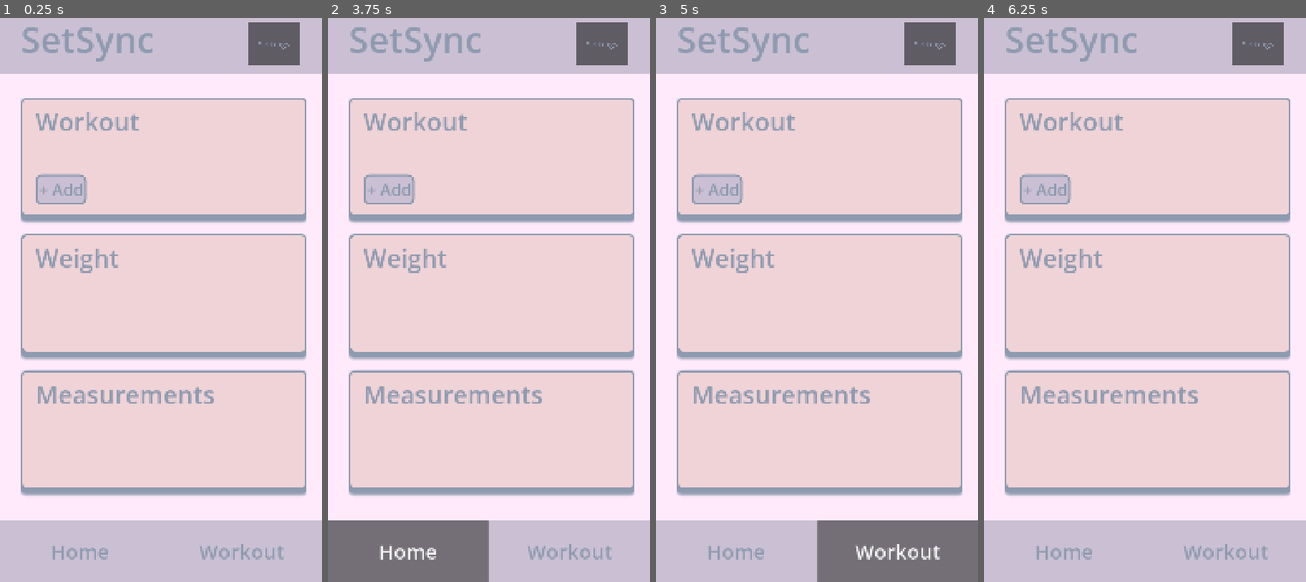
Above: before the commit, frames 1-4 (left to right).
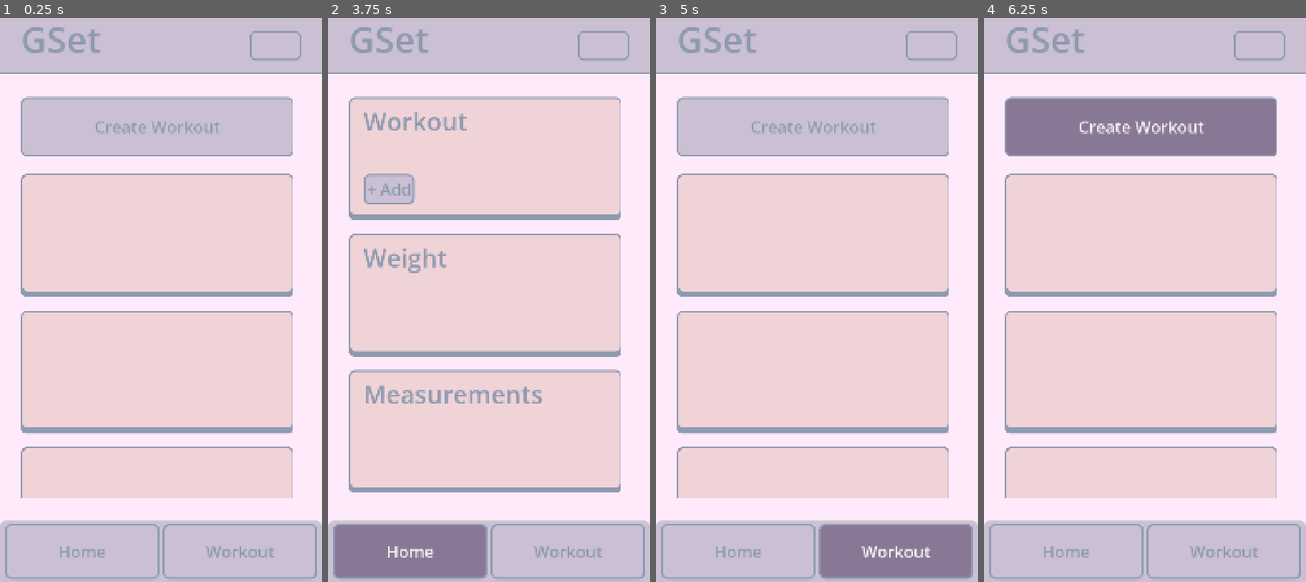
Above: after the commit, the same moments.

Repository: IgorD69/MIZU
Game: Godot game, scene res://Scenes/MainScene.tscn
Same seed, same stepped clock (60 frames per second), same inputs: the game is played once before the commit and once after it. Before the commit the project starts from res://Scenes/WorkoutScene.tscn.
Inputs (mouse positions are in pixels of both pictures, inside the frame that each line leads up to):
- Up to frame 1 (0.25 s): no input
- Up to frame 2 (3.75 s): click (389, 187) at 0.5 s, where only the run before the commit has a clickable "+ Add"; click (485, 125) at 1.25 s, where only the run after the commit has a clickable "Create Workout"; click (601, 46) at 2 s, where only the run before the commit has a clickable "Settings"; click (604, 46) at 2.77 s; click "Home" at 3.5 s
- Up to frame 3 (5 s): click "Workout" at 4.25 s
- Up to frame 4 (6.25 s): click (1045, 187) at 5 s, where only the run before the commit has a clickable "+ Add"; click (1141, 125) at 5.75 s, where only the run after the commit has a clickable "Create Workout"

The runs differ from the first frame. In frame 1, 33% of the frame differs, in the area x 0-100%, y 0-100%; in frame 2, 14%; in frame 3, 38%; in frame 4, 33%.

Commit message:
Diferent Pages for Workout / Start

Diff:
--- /dev/null
+++ b/Scenes/MainScene.tscn
@@ -0,0 +1,168 @@
+[gd_scene format=3 uid="uid://cao5k1nayiqyg"]
+
+[ext_resource type="Script" uid="uid://dtp8mcjl5dp88" path="res://Scripts_Sport/workout_scene.gd" id="1_hpc76"]
+[ext_resource type="PackedScene" uid="uid://c1xretupl58vf" path="res://Scenes/main_cards.tscn" id="2_tr2i4"]
+[ext_resource type="PackedScene" uid="uid://bebbsfjm63qrt" path="res://Scenes/workouts_page.tscn" id="3_nhkr4"]
+
+[sub_resource type="StyleBoxFlat" id="StyleBoxFlat_rlmhn"]
+bg_color = Color(0.79607844, 0.7529412, 0.827451, 1)
+border_width_bottom = 10
+border_color = Color(0.5568628, 0.6039216, 0.6862745, 1)
+
+[sub_resource type="StyleBoxFlat" id="StyleBoxFlat_6d436"]
+bg_color = Color(0.79607844, 0.7529412, 0.827451, 1)
+border_width_left = 6
+border_width_top = 6
+border_width_right = 6
+border_width_bottom = 6
+border_color = Color(0.5568628, 0.6039216, 0.6862745, 1)
+corner_radius_top_left = 20
+corner_radius_top_right = 20
+corner_radius_bottom_right = 20
+corner_radius_bottom_left = 20
+
+[sub_resource type="StyleBoxFlat" id="StyleBoxFlat_syuu2"]
+bg_color = Color(0.79607844, 0.7529412, 0.827451, 1)
+border_width_top = 10
+border_blend = true
+corner_radius_top_left = 20
+corner_radius_top_right = 20
+
+[sub_resource type="StyleBoxFlat" id="StyleBoxFlat_of1xw"]
+bg_color = Color(0.5376035, 0.47261006, 0.5832624, 1)
+border_width_left = 6
+border_width_top = 6
+border_width_right = 6
+border_width_bottom = 6
+border_color = Color(0.5568628, 0.6039216, 0.6862745, 1)
+corner_radius_top_left = 20
+corner_radius_top_right = 20
+corner_radius_bottom_right = 20
+corner_radius_bottom_left = 20
+
+[sub_resource type="StyleBoxEmpty" id="StyleBoxEmpty_7144w"]
+
+[sub_resource type="StyleBoxEmpty" id="StyleBoxEmpty_ebvsb"]
+
+[node name="MainScene" type="Control" unique_id=1110971832]
+layout_mode = 3
+anchors_preset = 15
+anchor_right = 1.0
+anchor_bottom = 1.0
+grow_horizontal = 2
+grow_vertical = 2
+script = ExtResource("1_hpc76")
+
+[node name="BG" type="ColorRect" parent="." unique_id=1384990301]
+layout_mode = 1
+anchors_preset = 15
+anchor_right = 1.0
+anchor_bottom = 1.0
+grow_horizontal = 2
+grow_vertical = 2
+color = Color(0.99607843, 0.91764706, 0.98039216, 1)
+
+[node name="CardsNode" type="Control" parent="." unique_id=623629586]
+anchors_preset = 0
+offset_left = 70.0
+offset_top = 296.0
+offset_right = 986.0
+offset_bottom = 1641.0
+
+[node name="MainCards" parent="CardsNode" unique_id=1644873641 instance=ExtResource("2_tr2i4")]
+visible = false
+layout_mode = 1
+offset_left = 0.0
+offset_top = 0.0
+offset_right = 0.0
+offset_bottom = 0.0
+
+[node name="WorkoutScene" parent="CardsNode" unique_id=487304277 instance=ExtResource("3_nhkr4")]
+layout_mode = 1
+
+[node name="TopPanel" type="Panel" parent="." unique_id=1445616315]
+layout_mode = 1
+anchors_preset = 5
+anchor_left = 0.5
+anchor_right = 0.5
+offset_left = -540.0
+offset_right = 540.0
+offset_bottom = 220.0
+grow_horizontal = 2
+theme_override_styles/panel = SubResource("StyleBoxFlat_rlmhn")
+
+[node name="Button" type="Button" parent="TopPanel" unique_id=2147039282]
+layout_mode = 0
+offset_left = 839.0
+offset_top = 73.0
+offset_right = 1010.0968
+offset_bottom = 175.0
+theme_override_colors/font_color = Color(0.5568628, 0.6039216, 0.6862745, 1)
+theme_override_font_sizes/font_size = 55
+theme_override_styles/normal = SubResource("StyleBoxFlat_6d436")
+
+[node name="Label" type="Label" parent="TopPanel" unique_id=403444526]
+layout_mode = 0
+offset_left = 70.0
+offset_top = 20.0
+offset_right = 593.0
+offset_bottom = 212.0
+theme_override_colors/font_color = Color(0.5568628, 0.6039216, 0.6862745, 1)
+theme_override_font_sizes/font_size = 120
+text = "GSet"
+
+[node name="BottomPanel" type="Panel" parent="." unique_id=743867729]
+layout_mode = 1
+anchors_preset = 7
+anchor_left = 0.5
+anchor_top = 1.0
+anchor_right = 0.5
+anchor_bottom = 1.0
+offset_left = -540.0
+offset_top = -206.0
+offset_right = 540.0
+grow_horizontal = 2
+grow_vertical = 0
+theme_override_styles/panel = SubResource("StyleBoxFlat_syuu2")
+
+[node name="HBoxContainer" type="HBoxContainer" parent="BottomPanel" unique_id=444144986]
+layout_mode = 1
+anchors_preset = 7
+anchor_left = 0.5
+anchor_top = 1.0
+anchor_right = 0.5
+anchor_bottom = 1.0
+offset_left = -523.0
+offset_top = -195.0
+offset_right = 524.0
+offset_bottom = -9.0
+grow_horizontal = 2
+grow_vertical = 0
+theme_override_constants/separation = 13
+
+[node name="HomeBTN" type="Button" parent="BottomPanel/HBoxContainer" unique_id=501913765]
+layout_mode = 2
+size_flags_horizontal = 3
+theme_override_colors/font_color = Color(0.5568628, 0.6039216, 0.6862745, 1)
+theme_override_font_sizes/font_size = 55
+theme_override_styles/normal = SubResource("StyleBoxFlat_6d436")
+theme_override_styles/pressed = SubResource("StyleBoxFlat_of1xw")
+theme_override_styles/hover = SubResource("StyleBoxFlat_of1xw")
+theme_override_styles/disabled = SubResource("StyleBoxEmpty_7144w")
+theme_override_styles/focus = SubResource("StyleBoxEmpty_ebvsb")
+text = "Home"
+
+[node name="WorkounBTN" type="Button" parent="BottomPanel/HBoxContainer" unique_id=665044477]
+layout_mode = 2
+size_flags_horizontal = 3
+theme_override_colors/font_color = Color(0.5568628, 0.6039216, 0.6862745, 1)
+theme_override_font_sizes/font_size = 55
+theme_override_styles/normal = SubResource("StyleBoxFlat_6d436")
+theme_override_styles/pressed = SubResource("StyleBoxFlat_of1xw")
+theme_override_styles/hover = SubResource("StyleBoxFlat_of1xw")
+theme_override_styles/disabled = SubResource("StyleBoxEmpty_7144w")
+theme_override_styles/focus = SubResource("StyleBoxEmpty_ebvsb")
+text = "Workout"
+
+[connection signal="pressed" from="BottomPanel/HBoxContainer/HomeBTN" to="." method="_on_home_btn_pressed"]
+[connection signal="pressed" from="BottomPanel/HBoxContainer/WorkounBTN" to="." method="_on_workoun_btn_pressed"]
--- a/Scenes/Sport.tscn
+++ /dev/null
@@ -1,165 +0,0 @@
-[gd_scene format=3 uid="uid://orht2uen7a7r"]
-
-[node name="Control" type="Control" unique_id=1334821599]
-layout_mode = 3
-grow_horizontal = 2
-grow_vertical = 2
-
-[node name="BG" type="ColorRect" parent="." unique_id=1146789195]
-layout_mode = 0
-offset_right = 1160.0
-offset_bottom = 2652.0
-
-[node name="App Name" type="Label" parent="." unique_id=1220995880]
-layout_mode = 0
-offset_left = 63.0
-offset_top = 100.0
-offset_right = 554.0
-offset_bottom = 246.0
-theme_override_colors/font_color = Color(0.29211867, 0.3593831, 0.6120852, 1)
-theme_override_font_sizes/font_size = 106
-text = "App Name"
-
-[node name="VBoxContainer" type="VBoxContainer" parent="." unique_id=111971780]
-visible = false
-layout_mode = 1
-anchors_preset = 15
-anchor_right = 1.0
-anchor_bottom = 1.0
-offset_left = 34.0
-offset_top = 177.0
-offset_right = 34.0
-offset_bottom = 2214.0
-grow_horizontal = 2
-grow_vertical = 2
-theme_override_constants/separation = 446
-
-[node name="Panel" type="Panel" parent="VBoxContainer" unique_id=446691601]
-layout_mode = 2
-
-[node name="ColorRect" type="ColorRect" parent="VBoxContainer/Panel" unique_id=1295169330]
-layout_mode = 0
-offset_left = 63.0
-offset_top = 100.0
-offset_right = 1029.0
-offset_bottom = 492.6611
-color = Color(0.8560673, 0.8560673, 0.85606724, 1)
-
-[node name="Label" type="Label" parent="VBoxContainer/Panel" unique_id=801715566]
-layout_mode = 0
-offset_left = 96.0
-offset_top = 136.0
-offset_right = 136.0
-offset_bottom = 159.0
-theme_override_colors/font_color = Color(0, 0, 0, 1)
-theme_override_font_sizes/font_size = 62
-text = "Workouts"
-
-[node name="Button" type="Button" parent="VBoxContainer/Panel" unique_id=1886812138]
-layout_mode = 0
-offset_left = 96.0
-offset_top = 368.0
-offset_right = 240.0
-offset_bottom = 464.0
-theme_override_font_sizes/font_size = 64
-text = "+ ADD"
-
-[node name="Button2" type="Button" parent="VBoxContainer/Panel" unique_id=788951517]
-layout_mode = 0
-offset_left = 881.0
-offset_top = 136.0
-offset_right = 1002.0
-offset_bottom = 255.0
-theme_override_font_sizes/font_size = 81
-text = "o"
-
-[node name="Panel2" type="Panel" parent="VBoxContainer" unique_id=1318908337]
-layout_mode = 2
-
-[node name="ColorRect" type="ColorRect" parent="VBoxContainer/Panel2" unique_id=1910984582]
-layout_mode = 0
-offset_left = 63.0
-offset_top = 100.0
-offset_right = 1029.0
-offset_bottom = 492.6611
-color = Color(0.8560673, 0.8560673, 0.85606724, 1)
-
-[node name="Label" type="Label" parent="VBoxContainer/Panel2" unique_id=1698578380]
-layout_mode = 0
-offset_left = 96.0
-offset_top = 136.0
-offset_right = 136.0
-offset_bottom = 159.0
-theme_override_colors/font_color = Color(0, 0, 0, 1)
-theme_override_font_sizes/font_size = 62
-text = "Weight"
-
-[node name="Button" type="Button" parent="VBoxContainer/Panel2" unique_id=1538872530]
-layout_mode = 0
-offset_left = 96.0
-offset_top = 368.0
-offset_right = 240.0
-offset_bottom = 464.0
-theme_override_font_sizes/font_size = 64
-text = "+ ADD"
-
-[node name="Button2" type="Button" parent="VBoxContainer/Panel2" unique_id=275313849]
-layout_mode = 0
-offset_left = 306.0
-offset_top = 368.0
-offset_right = 450.0
-offset_bottom = 464.0
-theme_override_font_sizes/font_size = 64
-text = "View"
-
-[node name="Panel3" type="Panel" parent="VBoxContainer" unique_id=84493248]
-layout_mode = 2
-
-[node name="ColorRect" type="ColorRect" parent="VBoxContainer/Panel3" unique_id=1595294569]
-layout_mode = 0
-offset_left = 63.0
-offset_top = 100.0
-offset_right = 1029.0
-offset_bottom = 492.6611
-color = Color(0.8560673, 0.8560673, 0.85606724, 1)
-
-[node name="Panel4" type="Panel" parent="VBoxContainer" unique_id=827022885]
-layout_mode = 2
-
-[node name="ColorRect" type="ColorRect" parent="VBoxContainer/Panel4" unique_id=1569672289]
-layout_mode = 0
-offset_left = 63.0
-offset_top = 100.0
-offset_right = 1029.0
-offset_bottom = 492.6611
-color = Color(0.8560673, 0.8560673, 0.85606724, 1)
-
-[node name="Panel" type="Panel" parent="." unique_id=1600297160]
-visible = false
-layout_mode = 0
-offset_top = 877.0
-offset_right = 1160.0
-offset_bottom = 1091.0
-
-[node name="HBoxContainer" type="HBoxContainer" parent="Panel" unique_id=1692791692]
-visible = false
-layout_mode = 1
-anchors_preset = 15
-anchor_right = 1.0
-anchor_bottom = 1.0
-grow_horizontal = 2
-grow_vertical = 2
-
-[node name="Button" type="Button" parent="Panel/HBoxContainer" unique_id=963668351]
-visible = false
-layout_mode = 2
-size_flags_horizontal = 3
-theme_override_font_sizes/font_size = 54
-text = "Home"
-
-[node name="Button2" type="Button" parent="Panel/HBoxContainer" unique_id=750459296]
-visible = false
-layout_mode = 2
-size_flags_horizontal = 3
-theme_override_font_sizes/font_size = 54
-text = "Workout"
--- a/Scenes/WorkoutScene.tscn
+++ b/Scenes/main_cards.tscn
@@ -1,6 +1,4 @@
-[gd_scene format=3 uid="uid://cao5k1nayiqyg"]
-
-[ext_resource type="Script" uid="uid://dtp8mcjl5dp88" path="res://Scripts_Sport/workout_scene.gd" id="1_ha1bh"]
+[gd_scene format=3 uid="uid://c1xretupl58vf"]
 
 [sub_resource type="ImageTexture" id="ImageTexture_ha1bh"]
 
@@ -39,7 +37,7 @@
 corner_radius_bottom_right = 20
 corner_radius_bottom_left = 20
 shadow_color = Color(0.5568628, 0.6039216, 0.6862745, 1)
-shadow_size = 14
+shadow_size = 2
 shadow_offset = Vector2(0, 11.24)
 
 [sub_resource type="StyleBoxFlat" id="StyleBoxFlat_6d436"]
@@ -54,57 +52,48 @@
 corner_radius_bottom_right = 20
 corner_radius_bottom_left = 20
 
-[sub_resource type="StyleBoxFlat" id="StyleBoxFlat_rlmhn"]
-bg_color = Color(0.79607844, 0.7529412, 0.827451, 1)
+[sub_resource type="StyleBoxFlat" id="StyleBoxFlat_of1xw"]
+bg_color = Color(0.5376035, 0.47261006, 0.5832624, 1)
+border_width_left = 6
+border_width_top = 6
+border_width_right = 6
+border_width_bottom = 6
+border_color = Color(0.5568628, 0.6039216, 0.6862745, 1)
+corner_radius_top_left = 20
+corner_radius_top_right = 20
+corner_radius_bottom_right = 20
+corner_radius_bottom_left = 20
 
-[sub_resource type="StyleBoxFlat" id="StyleBoxFlat_ha1bh"]
-bg_color = Color(0.79607844, 0.7529412, 0.827451, 1)
+[sub_resource type="StyleBoxEmpty" id="StyleBoxEmpty_7144w"]
 
-[node name="Control" type="Control" unique_id=1110971832]
-layout_mode = 3
+[sub_resource type="StyleBoxEmpty" id="StyleBoxEmpty_ebvsb"]
+
+[node name="MainCards" type="ScrollContainer" unique_id=1644873641]
 anchors_preset = 15
 anchor_right = 1.0
 anchor_bottom = 1.0
-grow_horizontal = 2
-grow_vertical = 2
-script = ExtResource("1_ha1bh")
-
-[node name="BG" type="ColorRect" parent="." unique_id=1384990301]
-layout_mode = 1
-anchors_preset = 15
-anchor_right = 1.0
-anchor_bottom = 1.0
-grow_horizontal = 2
-grow_vertical = 2
-color = Color(0.99607843, 0.91764706, 0.98039216, 1)
-
-[node name="ScrollContainer" type="ScrollContainer" parent="." unique_id=174357083]
-layout_mode = 1
-anchors_preset = 15
-anchor_right = 1.0
-anchor_bottom = 1.0
-offset_left = 70.0
+offset_left = 62.0
 offset_top = 297.0
-offset_right = -50.0
+offset_right = -58.0
 offset_bottom = -254.0
 grow_horizontal = 2
 grow_vertical = 2
 theme = SubResource("Theme_7144w")
 
-[node name="VBoxContainer" type="VBoxContainer" parent="ScrollContainer" unique_id=976644997]
+[node name="VBoxContainer" type="VBoxContainer" parent="." unique_id=1091846443]
 layout_mode = 2
 size_flags_horizontal = 3
 size_flags_vertical = 3
 theme_override_constants/separation = 57
 
-[node name="Cards" type="Panel" parent="ScrollContainer/VBoxContainer" unique_id=2000183538]
+[node name="Cards" type="Panel" parent="VBoxContainer" unique_id=103148083]
 custom_minimum_size = Vector2(0, 400)
 layout_mode = 2
 size_flags_vertical = 3
 mouse_filter = 2
 theme_override_styles/panel = SubResource("StyleBoxFlat_d8rh0")
 
-[node name="Label" type="Label" parent="ScrollContainer/VBoxContainer/Cards" unique_id=496890941]
+[node name="Label" type="Label" parent="VBoxContainer/Cards" unique_id=1087353233]
 layout_mode = 0
 offset_left = 49.0
 offset_top = 24.0
@@ -114,7 +103,7 @@
 theme_override_font_sizes/font_size = 83
 text = "Workout"
 
-[node name="Button" type="Button" parent="ScrollContainer/VBoxContainer/Cards" unique_id=752376794]
+[node name="Button" type="Button" parent="VBoxContainer/Cards" unique_id=1067199913]
 layout_mode = 0
 offset_left = 49.0
 offset_top = 258.0
@@ -123,16 +112,20 @@
 theme_override_colors/font_color = Color(0.5568628, 0.6039216, 0.6862745, 1)
 theme_override_font_sizes/font_size = 55
 theme_override_styles/normal = SubResource("StyleBoxFlat_6d436")
+theme_override_styles/pressed = SubResource("StyleBoxFlat_of1xw")
+theme_override_styles/hover = SubResource("StyleBoxFlat_of1xw")
+theme_override_styles/disabled = SubResource("StyleBoxEmpty_7144w")
+theme_override_styles/focus = SubResource("StyleBoxEmpty_ebvsb")
 text = "+ Add"
 
-[node name="Cards2" type="Panel" parent="ScrollContainer/VBoxContainer" unique_id=1178603238]
+[node name="Cards2" type="Panel" parent="VBoxContainer" unique_id=1663643385]
 custom_minimum_size = Vector2(0, 400)
 layout_mode = 2
 size_flags_vertical = 3
 mouse_filter = 2
 theme_override_styles/panel = SubResource("StyleBoxFlat_d8rh0")
 
-[node name="Label" type="Label" parent="ScrollContainer/VBoxContainer/Cards2" unique_id=726969561]
+[node name="Label" type="Label" parent="VBoxContainer/Cards2" unique_id=435093909]
 layout_mode = 0
 offset_left = 49.0
 offset_top = 24.0
@@ -142,14 +135,14 @@
 theme_override_font_sizes/font_size = 83
 text = "Weight"
 
-[node name="Cards3" type="Panel" parent="ScrollContainer/VBoxContainer" unique_id=945297963]
+[node name="Cards3" type="Panel" parent="VBoxContainer" unique_id=188264182]
 custom_minimum_size = Vector2(0, 400)
 layout_mode = 2
 size_flags_vertical = 3
 mouse_filter = 2
 theme_override_styles/panel = SubResource("StyleBoxFlat_d8rh0")
 
-[node name="Label" type="Label" parent="ScrollContainer/VBoxContainer/Cards3" unique_id=453077862]
+[node name="Label" type="Label" parent="VBoxContainer/Cards3" unique_id=1744091168]
 layout_mode = 0
 offset_left = 49.0
 offset_top = 24.0
@@ -159,14 +152,14 @@
 theme_override_font_sizes/font_size = 83
 text = "Measurements"
 
-[node name="Cards4" type="Panel" parent="ScrollContainer/VBoxContainer" unique_id=1112533495]
+[node name="Cards4" type="Panel" parent="VBoxContainer" unique_id=1419613893]
 custom_minimum_size = Vector2(0, 400)
 layout_mode = 2
 size_flags_vertical = 3
 mouse_filter = 2
 theme_override_styles/panel = SubResource("StyleBoxFlat_d8rh0")
 
-[node name="Label" type="Label" parent="ScrollContainer/VBoxContainer/Cards4" unique_id=857774546]
+[node name="Label" type="Label" parent="VBoxContainer/Cards4" unique_id=434630816]
 layout_mode = 0
 offset_left = 49.0
 offset_top = 24.0
@@ -175,74 +168,3 @@
 theme_override_colors/font_color = Color(0.5568628, 0.6039216, 0.6862745, 1)
 theme_override_font_sizes/font_size = 83
 text = "Calendar"
-
-[node name="TopPanel" type="Panel" parent="." unique_id=1445616315]
-layout_mode = 1
-anchors_preset = 5
-anchor_left = 0.5
-anchor_right = 0.5
-offset_left = -540.0
-offset_right = 540.0
-offset_bottom = 220.0
-grow_horizontal = 2
-theme_override_styles/panel = SubResource("StyleBoxFlat_rlmhn")
-
-[node name="Label" type="Label" parent="TopPanel" unique_id=403444526]
-layout_mode = 0
-offset_left = 70.0
-offset_top = 20.0
-offset_right = 593.0
-offset_bottom = 212.0
-theme_override_colors/font_color = Color(0.5568628, 0.6039216, 0.6862745, 1)
-theme_override_font_sizes/font_size = 120
-text = "SetSync"
-
-[node name="Button" type="Button" parent="TopPanel" unique_id=1220944869]
-layout_mode = 0
-offset_left = 832.0
-offset_top = 47.0
-offset_right = 1250.0
-offset_bottom = 388.0
-scale = Vector2(0.4182067, 0.4182067)
-size_flags_horizontal = 3
-theme_override_colors/font_color = Color(0.5568628, 0.6039216, 0.6862745, 1)
-theme_override_font_sizes/font_size = 65
-text = "Settings"
-
-[node name="BottomPanel" type="Panel" parent="." unique_id=743867729]
-layout_mode = 1
-anchors_preset = 7
-anchor_left = 0.5
-anchor_top = 1.0
-anchor_right = 0.5
-anchor_bottom = 1.0
-offset_left = -540.0
-offset_top = -206.0
-offset_right = 540.0
-grow_horizontal = 2
-grow_vertical = 0
-theme_override_styles/panel = SubResource("StyleBoxFlat_rlmhn")
-
-[node name="HBoxContainer" type="HBoxContainer" parent="BottomPanel" unique_id=444144986]
-layout_mode = 1
-anchors_preset = 15
-anchor_right = 1.0
-anchor_bottom = 1.0
-grow_horizontal = 2
-grow_vertical = 2
-
-[node name="HomeBTN" type="Button" parent="BottomPanel/HBoxContainer" unique_id=2026708022]
-layout_mode = 2
-size_flags_horizontal = 3
-theme_override_colors/font_color = Color(0.5568628, 0.6039216, 0.6862745, 1)
-theme_override_font_sizes/font_size = 68
-theme_override_styles/normal = SubResource("StyleBoxFlat_ha1bh")
-text = "Home"
-
-[node name="WorkounBTN" type="Button" parent="BottomPanel/HBoxContainer" unique_id=1286521320]
-layout_mode = 2
-size_flags_horizontal = 3
-theme_override_colors/font_color = Color(0.5568628, 0.6039216, 0.6862745, 1)
-theme_override_font_sizes/font_size = 68
-theme_override_styles/normal = SubResource("StyleBoxFlat_ha1bh")
-text = "Workout"
--- /dev/null
+++ b/Scenes/workouts_page.tscn
@@ -0,0 +1,154 @@
+[gd_scene format=3 uid="uid://bebbsfjm63qrt"]
+
+[sub_resource type="ImageTexture" id="ImageTexture_ha1bh"]
+
+[sub_resource type="StyleBoxEmpty" id="StyleBoxEmpty_ha1bh"]
+
+[sub_resource type="StyleBoxEmpty" id="StyleBoxEmpty_d8rh0"]
+
+[sub_resource type="StyleBoxEmpty" id="StyleBoxEmpty_6d436"]
+
+[sub_resource type="StyleBoxEmpty" id="StyleBoxEmpty_syuu2"]
+
+[sub_resource type="StyleBoxEmpty" id="StyleBoxEmpty_of1xw"]
+
+[sub_resource type="Theme" id="Theme_7144w"]
+VScrollBar/icons/decrement = SubResource("ImageTexture_ha1bh")
+VScrollBar/icons/decrement_highlight = SubResource("ImageTexture_ha1bh")
+VScrollBar/icons/decrement_pressed = SubResource("ImageTexture_ha1bh")
+VScrollBar/icons/increment = SubResource("ImageTexture_ha1bh")
+VScrollBar/icons/increment_highlight = SubResource("ImageTexture_ha1bh")
+VScrollBar/icons/increment_pressed = SubResource("ImageTexture_ha1bh")
+VScrollBar/styles/grabber = SubResource("StyleBoxEmpty_ha1bh")
+VScrollBar/styles/grabber_highlight = SubResource("StyleBoxEmpty_d8rh0")
+VScrollBar/styles/grabber_pressed = SubResource("StyleBoxEmpty_6d436")
+VScrollBar/styles/scroll = SubResource("StyleBoxEmpty_syuu2")
+VScrollBar/styles/scroll_focus = SubResource("StyleBoxEmpty_of1xw")
+
+[sub_resource type="StyleBoxFlat" id="StyleBoxFlat_6d436"]
+bg_color = Color(0.79607844, 0.7529412, 0.827451, 1)
+border_width_left = 6
+border_width_top = 6
+border_width_right = 6
+border_width_bottom = 6
+border_color = Color(0.5568628, 0.6039216, 0.6862745, 1)
+corner_radius_top_left = 20
+corner_radius_top_right = 20
+corner_radius_bottom_right = 20
+corner_radius_bottom_left = 20
+
+[sub_resource type="StyleBoxFlat" id="StyleBoxFlat_of1xw"]
+bg_color = Color(0.5376035, 0.47261006, 0.5832624, 1)
+border_width_left = 6
+border_width_top = 6
+border_width_right = 6
+border_width_bottom = 6
+border_color = Color(0.5568628, 0.6039216, 0.6862745, 1)
+corner_radius_top_left = 20
+corner_radius_top_right = 20
+corner_radius_bottom_right = 20
+corner_radius_bottom_left = 20
+
+[sub_resource type="StyleBoxEmpty" id="StyleBoxEmpty_7144w"]
+
+[sub_resource type="StyleBoxEmpty" id="StyleBoxEmpty_ebvsb"]
+
+[sub_resource type="StyleBoxFlat" id="StyleBoxFlat_d8rh0"]
+bg_color = Color(0.9372549, 0.827451, 0.84313726, 1)
+border_width_left = 6
+border_width_top = 6
+border_width_right = 6
+border_width_bottom = 6
+border_color = Color(0.5568628, 0.6039216, 0.6862745, 1)
+corner_radius_top_left = 20
+corner_radius_top_right = 20
+corner_radius_bottom_right = 20
+corner_radius_bottom_left = 20
+shadow_color = Color(0.5568628, 0.6039216, 0.6862745, 1)
+shadow_size = 2
+shadow_offset = Vector2(0, 11.24)
+
+[node name="WorkoutScene" type="Control" unique_id=1110971832]
+layout_mode = 3
+anchors_preset = 15
+anchor_right = 1.0
+anchor_bottom = 1.0
+grow_horizontal = 2
+grow_vertical = 2
+
+[node name="ScrollContainer" type="ScrollContainer" parent="." unique_id=174357083]
+layout_mode = 1
+anchors_preset = 15
+anchor_right = 1.0
+anchor_bottom = 1.0
+grow_horizontal = 2
+grow_vertical = 2
+theme = SubResource("Theme_7144w")
+
+[node name="VBoxContainer" type="VBoxContainer" parent="ScrollContainer" unique_id=976644997]
+layout_mode = 2
+size_flags_horizontal = 3
+size_flags_vertical = 3
+theme_override_constants/separation = 57
+
+[node name="Button" type="Button" parent="ScrollContainer/VBoxContainer" unique_id=752376794]
+custom_minimum_size = Vector2(0, 200)
+layout_mode = 2
+theme_override_colors/font_color = Color(0.5568628, 0.6039216, 0.6862745, 1)
+theme_override_font_sizes/font_size = 55
+theme_override_styles/normal = SubResource("StyleBoxFlat_6d436")
+theme_override_styles/pressed = SubResource("StyleBoxFlat_of1xw")
+theme_override_styles/hover = SubResource("StyleBoxFlat_of1xw")
+theme_override_styles/disabled = SubResource("StyleBoxEmpty_7144w")
+theme_override_styles/focus = SubResource("StyleBoxEmpty_ebvsb")
+text = "Create Workout"
+autowrap_mode = 2
+
+[node name="Cards" type="Panel" parent="ScrollContainer/VBoxContainer" unique_id=2000183538]
+custom_minimum_size = Vector2(0, 400)
+layout_mode = 2
+size_flags_vertical = 3
+mouse_filter = 2
+theme_override_styles/panel = SubResource("StyleBoxFlat_d8rh0")
+
+[node name="Cards2" type="Panel" parent="ScrollContainer/VBoxContainer" unique_id=1178603238]
+custom_minimum_size = Vector2(0, 400)
+layout_mode = 2
+size_flags_vertical = 3
+mouse_filter = 2
+theme_override_styles/panel = SubResource("StyleBoxFlat_d8rh0")
+
+[node name="Cards3" type="Panel" parent="ScrollContainer/VBoxContainer" unique_id=945297963]
+custom_minimum_size = Vector2(0, 400)
+layout_mode = 2
+size_flags_vertical = 3
+mouse_filter = 2
+theme_override_styles/panel = SubResource("StyleBoxFlat_d8rh0")
+
+[node name="Cards4" type="Panel" parent="ScrollContainer/VBoxContainer" unique_id=592175968]
+custom_minimum_size = Vector2(0, 400)
+layout_mode = 2
+size_flags_vertical = 3
+mouse_filter = 2
+theme_override_styles/panel = SubResource("StyleBoxFlat_d8rh0")
+
+[node name="Cards5" type="Panel" parent="ScrollContainer/VBoxContainer" unique_id=1584224046]
+custom_minimum_size = Vector2(0, 400)
+layout_mode = 2
+size_flags_vertical = 3
+mouse_filter = 2
+theme_override_styles/panel = SubResource("StyleBoxFlat_d8rh0")
+
+[node name="Cards6" type="Panel" parent="ScrollContainer/VBoxContainer" unique_id=2113042704]
+custom_minimum_size = Vector2(0, 400)
+layout_mode = 2
+size_flags_vertical = 3
+mouse_filter = 2
+theme_override_styles/panel = SubResource("StyleBoxFlat_d8rh0")
+
+[node name="Cards7" type="Panel" parent="ScrollContainer/VBoxContainer" unique_id=1114376809]
+custom_minimum_size = Vector2(0, 400)
+layout_mode = 2
+size_flags_vertical = 3
+mouse_filter = 2
+theme_override_styles/panel = SubResource("StyleBoxFlat_d8rh0")
--- a/Scripts_Sport/workout_scene.gd
+++ b/Scripts_Sport/workout_scene.gd
@@ -1,29 +1,20 @@
 extends Control
 
-@onready var scroll_container: ScrollContainer = $ScrollContainer
+@onready var cards_node: Control = $CardsNode
 
+@onready var main_cards_scene: ScrollContainer = $CardsNode/MainCards
+@onready var workout_scene: Control = $CardsNode/WorkoutScene
 
 var drag_sensitivity_amount = 0.005
 var current_amount = 0
 
 
 
-#func _ready() -> void:
-	#pass
-#
-#
-#
-#func _input(event):
-	#if event is InputEventScreenDrag:
-		#_handle_vertical_drag(event, )
-		#
-		#
-	#if event.is_action("ui_cancel"):
-		#get_tree().quit()
-#
-#func _handle_vertical_drag(event: InputEventScreenDrag) -> void:
-	#var rel = event.relative
-	#
-	### Vertical Movement
-	#if abs(rel.y) > abs(rel.x):
-		#pass
+func _on_workoun_btn_pressed() -> void:
+	main_cards_scene.visible = false
+	workout_scene.visible = true
+
+
+func _on_home_btn_pressed() -> void:
+	main_cards_scene.visible = true
+	workout_scene.visible = false
Not shown, changed: export_presets.cfg
